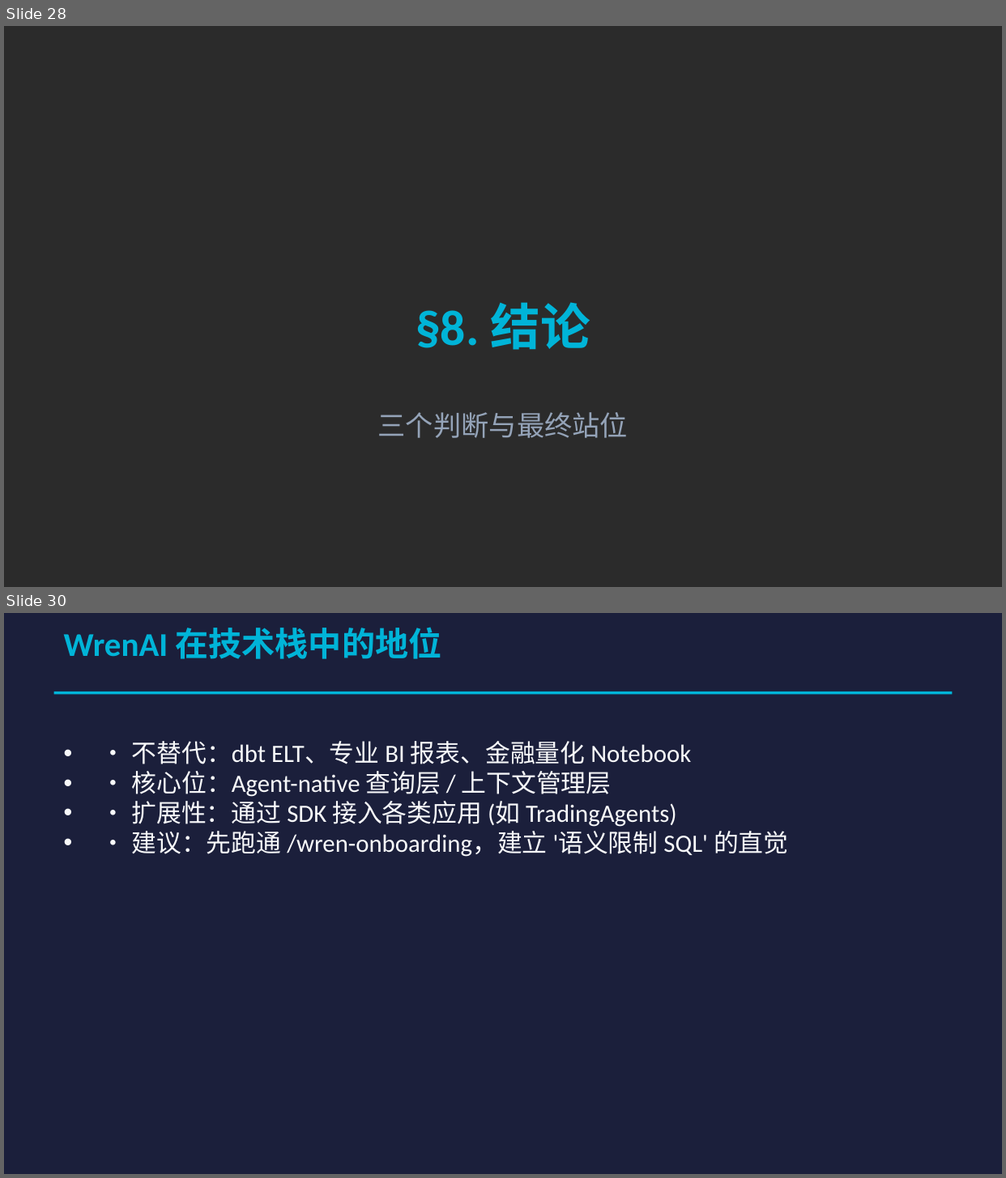
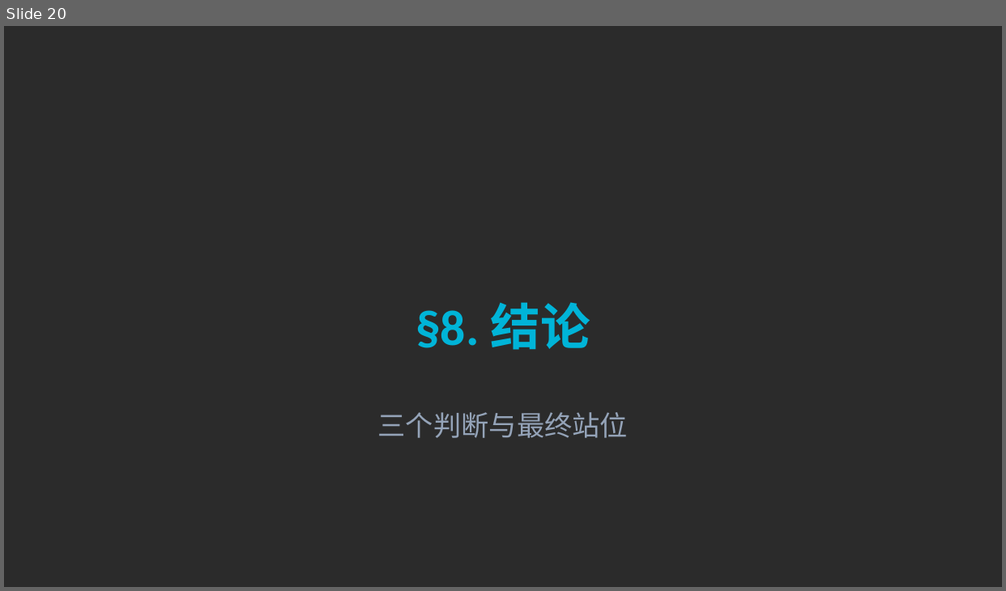
Before and after one commit to sunmoonlion/WrenAI, a slide deck: BI-agent研究.pptx. Shown one above the other, each under a label of ours: slides 28 and 30 before the commit, slide 20 after it; the slides between them are not shown. The pictures are 1006x1178 and 1006x591 pixels, drawn with LibreOffice and Linux fonts; fonts in the diff are those of the drawing; background and template pictures are left out; a plain dark background stands for a picture behind light text. Boxes give left, top, right and bottom in pixels: in the first picture for what was removed or moved away, otherwise in the second. Text is boxed around its words. In the diff, an @@ line names an element or a change of style, - is before the commit and + after.

```diff
--- a/BI-agent研究.pptx
+++ b/BI-agent研究.pptx
@@ slide 30 removed at bbox=[4, 613, 1002, 1174], background #1B1F3B @@
@@ text removed at bbox=[64, 627, 442, 659] @@
-WrenAI 在技术栈中的地位
@@ line removed from (54, 693) to (952, 693) @@
@@ text removed at bbox=[132, 741, 788, 857] @@
-• • 不替代：dbt ELT、专业 BI 报表、金融量化 Notebook
-• • 核心位：Agent-native 查询层 / 上下文管理层
-• • 扩展性：通过 SDK 接入各类应用 (如 TradingAgents)
-• • 建议：先跑通 /wren-onboarding，建立 '语义限制 SQL' 的直觉
@@ what was slide 28 is now slide 20 @@
```
Also in this commit, not shown: 8 slides changed, 9 other slides removed.
